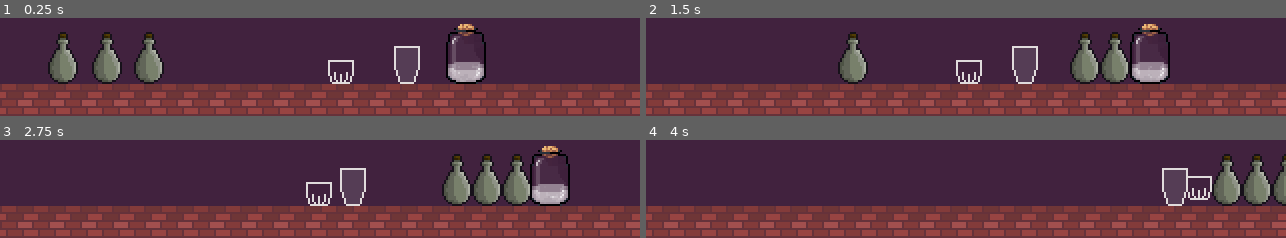
Above: before the commit, frames 1-4 (two rows, left to right).
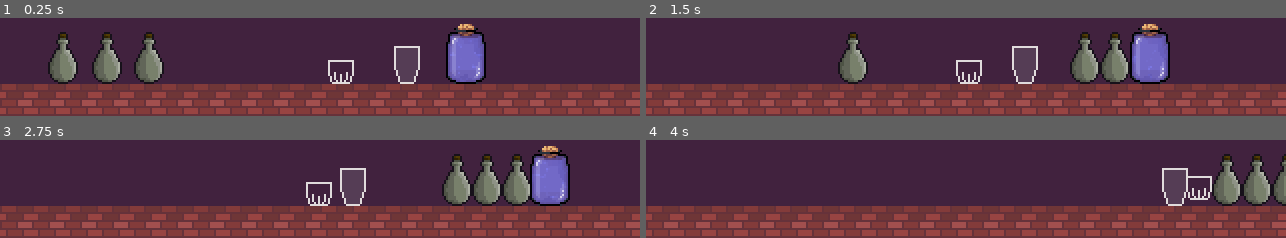
Above: after the commit, the same moments.

Repository: Dowsley/the-witching-hour
Game: Godot game, scene res://src/game.tscn
Two runs of this game, one before a commit and one after it. Both use one fixed random seed, a clock stepped at 60 frames per second and the inputs below.
Inputs (mouse positions are in pixels of both pictures, inside the frame that each line leads up to):
- Up to frame 1 (0.25 s): no input
- Up to frame 2 (1.5 s): tap Enter at 0.5 s; drag from (710, 58) to (1055, 66) at 0.52 s; drag from (735, 58) to (1087, 58) at 1.27 s
- Up to frame 3 (2.75 s): move the mouse to (518, 180) at 2.02 s; click (518, 180) at 2.17 s
- Up to frame 4 (4 s): drag from (998, 188) to (1196, 176) at 2.77 s; drag from (966, 194) to (1196, 188) at 3.52 s

The runs differ from the first frame. In frame 1, 2.5% of the frame differs, in the area x 70-76%, y 16-66%; in frame 2, 2.5%; in frame 3, 2.5%; in frame 4, nothing differs.

Commit message:
Fix only one type of liquid spilling

Diff:
--- a/project.godot
+++ b/project.godot
@@ -28,8 +28,6 @@
 
 window/size/viewport_width=320
 window/size/viewport_height=180
-window/size/mode=3
-window/size/borderless=true
 window/stretch/mode="viewport"
 window/size/fullscreen=true
 window/defaults/default_clear_color=Color(0, 0, 0, 1)
--- a/src/game.tscn
+++ b/src/game.tscn
@@ -62,3 +62,8 @@
 
 [node name="Vial" parent="." instance=ExtResource("5_78m6n")]
 position = Vector2(233, 149)
+debug = true
+filled_with = {
+"Gin": 500,
+"Mana": 500
+}
--- a/src/vial/vial.gd
+++ b/src/vial/vial.gd
@@ -2,6 +2,7 @@
 class_name Vial
 
 
+@export var debug := false
 @export var max_units_capacity := 1000
 @export var filled_with := {
 	"Gin": 500
@@ -34,7 +35,7 @@
 		var inverted := rotation_degrees <= -spill_threshold
 		liquid_line._add_point(global_spill_pos, inverted)
 		var chosen_liquid_type_name := choose_random_liquid_in_container()
-		liquid_line.liquid_type = chosen_liquid_type_name
+		liquid_line.liquid_type = chosen_liquid_type_name # TODO This is the problem! I cant switch liquid type in the line.
 		liquid_line.default_color = compute_liquid_color()
 		remove_liquid(chosen_liquid_type_name, Globals.units_per_liquid_line_point)
 	else:
@@ -85,6 +86,8 @@
 
 	var chosen: String = keys[_current_liquid_index]
 	_current_liquid_index += 1
+	if _current_liquid_index >= keys.size():
+		_current_liquid_index = 0
 	return chosen
 
 
